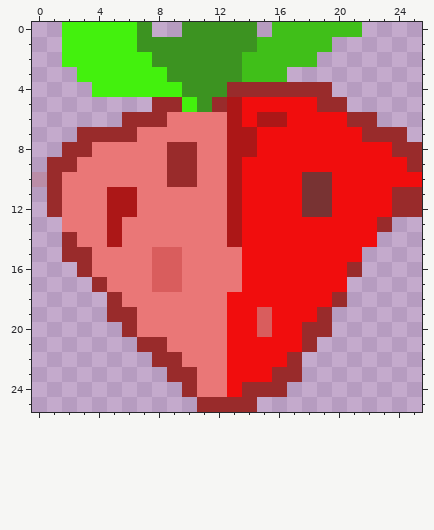
Pixel-art sprite, stored at caloncabe/data/dautaydethuong.png. Above, as it was before the edit.
The file is 26x26 pixels.
After the commit:
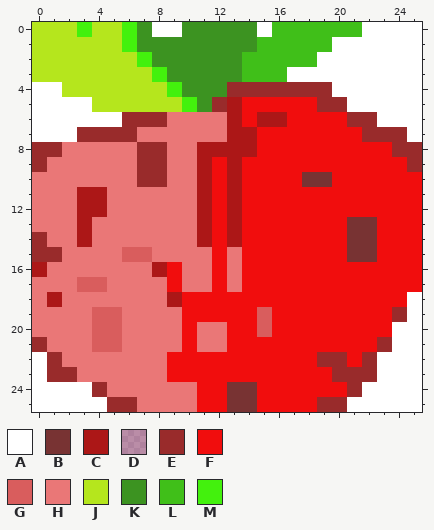
Palette (. is transparent): A #ffffff  B #783333  C #ac1717  D #992b2b3a  E #992b2b  F #f10d0d  G #d95d5d  H #ea7777  J #b5e61d  K #3c9321  L #40bf19  M #43f10d
Change:
y 0: x 0..2 ..M -> JJJ; x 4..5 MM -> JJ; x 8..9 .. -> AA; x 15 . -> A; x 22..25 .... -> AAAA
y 1: x 0..5 ..MMMM -> JJJJJJ; x 20..25 ...... -> AAAAAA
y 2: x 0..6 ..MMMMM -> JJJJJJJ; x 19..25 ....... -> AAAAAAA
y 3: x 0..7 ...MMMMM -> JJJJJJJJ; x 17..25 ......... -> AAAAAAAAA
y 4: x 0..8 ....MMMMM -> AAJJJJJJJ; x 20..25 ...... -> AAAAAA
y 5: x 0..9 ........EE -> AAAAJJJJJJ; x 21..25 ..... -> AAAAA
y 6: x 0..5 ...... -> AAAAAA; x 23..25 ... -> AAA
y 7: x 0..2 ... -> AAA; x 25 . -> A
y 8: x 0..3 ..EE -> EEHH; x 7..12 HHEEHH -> EEHHCC
y 9: x 0..2 .EE -> EHH; x 7..12 HHEEHH -> EEHHCF
y 10: x 0..1 DE -> HH; x 7..12 HHEEHH -> EEHHCF
y 11..12: x 0..1 .E -> HH; x 3..6 HHCC -> CCHH; x 11..12 HH -> CF; x 18..19 BB -> FF; x 24..25 EE -> FF
y 13: x 0..1 .. -> HH; x 3 H -> C; x 5 C -> H; x 11..12 HH -> CF; x 21..25 FFE.. -> BBFFF
y 14: x 0..3 ..EH -> EHHC; x 5 C -> H; x 11..12 HH -> CF; x 21..25 FF... -> BBFFF
y 15: x 0..3 ..EE -> EEHH; x 6..9 HHGG -> GGHH; x 12 H -> F; x 21..25 F.... -> BBFFF
y 16: x 0..3 ...E -> CHHH; x 8..9 GG -> CF; x 12 H -> F; x 21..25 E.... -> FFFFF
y 17: x 0..4 ....E -> HHHGG; x 8..9 GG -> HF; x 12 H -> F; x 21..25 ..... -> FFFFF
y 18: x 0..5 .....E -> HCHHHH; x 9..12 HHHH -> CFFF; x 20..25 E..... -> FFFFFA
y 19: x 0..6 .....EE -> HHHHGGH; x 10..12 HHH -> FFF; x 19..25 E...... -> FFFFFEA
y 20: x 0..6 ......E -> HHHHGGH; x 10 H -> F; x 18..25 EE...... -> FFFFFFAA
y 21: x 0..8 .......EE -> EHHHGGHHH; x 10 H -> F; x 18..25 E....... -> FFFFFEAA
y 22: x 0..12 ........EEHHH -> AEHHHHHHHFFFF; x 17..25 E........ -> FFEEFEAAA
y 23: x 0..12 .........EEHH -> AEEHHHHHHFFFF; x 16..25 EE........ -> FFFFEEEAAA
y 24: x 0..25 ..........EHHFEEE......... -> AAAAEHHHHHHFFBBFFFFFFEAAAA
y 25: x 0..25 ...........EEEE........... -> AAAAAEEHHHHFFBBFFFFEEAAAAA
Changed places in both pictures, as pixel boxes (x1, y1, x2, y2):
changed: (32, 22, 422, 412)
